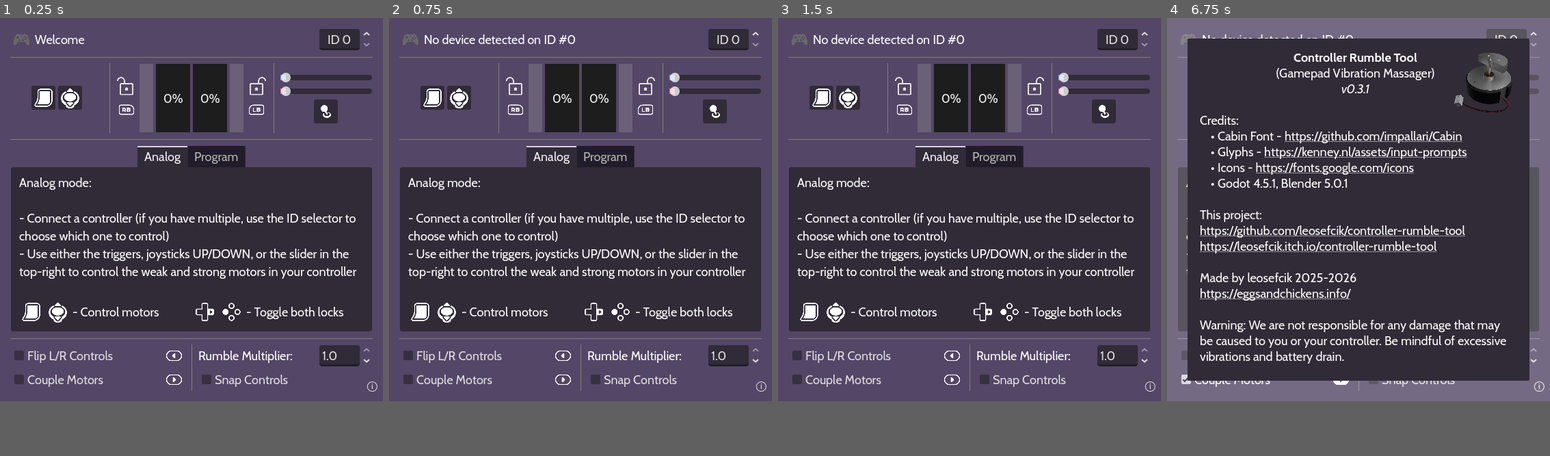
Above: before the commit, frames 1-4 (left to right).
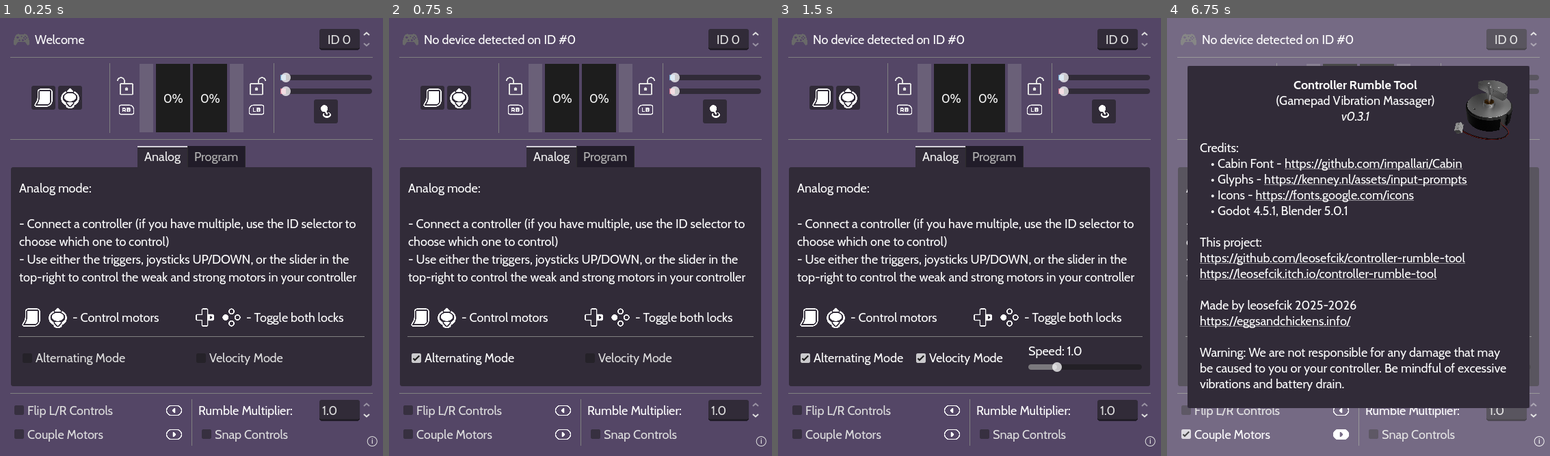
Above: after the commit, the same moments.

Repository: leosefcik/controller-rumble-tool
Game: Godot game, scene res://main.tscn
Two runs of this game, one before a commit and one after it. Both use one fixed random seed, a clock stepped at 60 frames per second and the inputs below.
Inputs (mouse positions are in pixels of both pictures, inside the frame that each line leads up to; where the layout moved, square brackets give the same spot in the first picture):
- Up to frame 1 (0.25 s): no input
- Up to frame 2 (0.75 s): click (492, 315) at 0.5 s, where only the run after the commit has a clickable "Alternating Mode"
- Up to frame 3 (1.5 s): click (1057, 315) at 1.25 s, where only the run after the commit has a clickable "Velocity Mode"
- Up to frame 4 (6.75 s): click (1209, 88) [1209, 96] at 2 s; click (1235, 88) [1235, 96] at 2.75 s; click (1293, 88) [1293, 96] at 3.5 s; click (1423, 88) [1423, 96] at 4.25 s; click (1492, 101) [1492, 109] at 5 s; click "Couple Motors" at 5.75 s; click "ⓘ" at 6.5 s
In our replay, the window is 560x560 before the commit and 560x640 after it. These sizes can differ from the game's own. Grey fills any space a smaller window leaves; there, only what the larger window draws over its background counts as a difference.

The runs differ from the first frame. In frame 1, 18% of the frame differs, in the area x 2-99%, y 36-98%; in frame 2, 18%; in frame 3, 18%; in frame 4, 27%, in the area x 2-99%, y 4-98%.

Commit message:
New analog-only modes, global power variables
- Created global power variables for each motor so they can be used by other functions
- 560x560 -> 560x640 window size

New analog-only settings:
- Added Alternating Mode: when both inputs reach 0.0, toggles Flip Controls
- Added Velocity Mode: instead of direct control, uses move_toward() to control motor power

Diff:
--- a/main.gd
+++ b/main.gd
@@ -31,15 +31,29 @@
 enum Modes {ANALOG, PROGAM}
 var mode := Modes.ANALOG
 
+# Desired - where controllers at, actual logic depends on many factors
 var weak_desired := 0.0
 var strong_desired := 0.0
+# Power - current real power of controller motors
+var weak_power := 0.0
+var strong_power := 0.0
+# Lock - statuses of both motors locks and values theyre locked at
 var weak_locked := false
 var strong_locked := false
 var weak_desired_lock := 0.0
 var strong_desired_lock := 0.0
 
+
+# Mouse slider
 var weak_slider_in_use := false
 var strong_slider_in_use := false
+
+# Analog settings
+var alternating_mode := false
+var hit_zero := true
+var velocity_mode := false
+var velocity_mode_speed := 1.0
+
 
 # These are used to apply a "fix frame" every ~2 seconds
 # Every "fix frame", rumble functions should run a 0.99x multiplier,
@@ -103,8 +117,18 @@
 			strong_desired = snappedf(strong_desired, 0.1)
 			weak_desired = snappedf(weak_desired, 0.1)
 
-		_rumble_analog()
+		_rumble_analog(delta)
 		_update_desired_gauges(weak_desired, strong_desired)
+
+		# Alternating mode check - flips controls exactly once, sets hit_zero check down
+		if alternating_mode:
+			if (
+				(weak_power == 0.0 and strong_power == 0.0)
+				and
+				not hit_zero
+			):
+				hit_zero = true
+				%FlipControls.button_pressed = !%FlipControls.button_pressed
 
 
 func _input(event: InputEvent) -> void:
@@ -137,20 +161,30 @@
 	_update_glyphs()
 
 
-func _rumble_analog() -> void:
+func _rumble_analog(delta: float) -> void:
 	# Applying fix
 	var fix := _get_fix_multiplier()
 
-	var weak_final := weak_desired if not weak_locked else weak_desired_lock
-	var strong_final := strong_desired if not strong_locked else strong_desired_lock
+	if not velocity_mode: # Regular, direct operation
+		weak_power = weak_desired if not weak_locked else weak_desired_lock
+		strong_power = strong_desired if not strong_locked else strong_desired_lock
+	else: # Velocity Mode logic
+		weak_power = move_toward(weak_power, weak_desired, delta*velocity_mode_speed)
+		strong_power = move_toward(strong_power, strong_desired, delta*velocity_mode_speed)
 
 	Input.start_joy_vibration(
 		controller_id,
-		weak_final * rumble_multiplier * fix,
-		strong_final * rumble_multiplier * fix,
+		weak_power * rumble_multiplier * fix,
+		strong_power * rumble_multiplier * fix,
 		0.0)
 
-	_update_power_gauges(weak_final, strong_final)
+	# Alternating mode check - readies hit_zero check if motors in use
+	if alternating_mode:
+		if hit_zero and (weak_power > 0.0 or strong_power > 0.0):
+			hit_zero = false
+
+	_update_power_gauges(weak_power, strong_power)
+
 
 # Every 2 seconds of _process, make the current frame a fix frame
 func _increment_fix_frame(delta: float) -> void:
@@ -322,3 +356,19 @@
 	strong_slider_in_use = false
 	if not mouse_sticky_enabled:
 		%StrongSlider.value = 0.0
+
+
+
+## Analog Mode settings
+
+func _on_analog_alt_mode_toggled(toggled_on: bool) -> void:
+	alternating_mode = toggled_on
+
+func _on_analog_vel_mode_toggled(toggled_on: bool) -> void:
+	velocity_mode = toggled_on
+	if toggled_on: %VelocityModeSpeedContainer.show()
+	else: %VelocityModeSpeedContainer.hide()
+
+func _on_velocity_mode_speed_value_changed(value: float) -> void:
+	velocity_mode_speed = value
+	%VelocityModeSpeedLabel.text = str("Speed: ", value, "x")
--- a/main.tscn
+++ b/main.tscn
@@ -427,6 +427,44 @@
 layout_mode = 2
 text = "- Toggle both locks"
 
+[node name="HSeparator" type="HSeparator" parent="UI/MainVBox/ModeTabs/Analog/VBoxContainer"]
+layout_mode = 2
+
+[node name="HBoxContainer" type="HBoxContainer" parent="UI/MainVBox/ModeTabs/Analog/VBoxContainer"]
+custom_minimum_size = Vector2(0, 44)
+layout_mode = 2
+
+[node name="AnalogAltMode" type="CheckBox" parent="UI/MainVBox/ModeTabs/Analog/VBoxContainer/HBoxContainer"]
+layout_mode = 2
+size_flags_horizontal = 3
+tooltip_text = "When both motors reach 0%, toggles Flip Controls"
+text = "Alternating Mode"
+
+[node name="AnalogVelMode" type="CheckBox" parent="UI/MainVBox/ModeTabs/Analog/VBoxContainer/HBoxContainer"]
+layout_mode = 2
+size_flags_horizontal = 3
+tooltip_text = "\"Drags\" the input along instead of having it control rumble directly"
+text = "Velocity Mode"
+
+[node name="VelocityModeSpeedContainer" type="VBoxContainer" parent="UI/MainVBox/ModeTabs/Analog/VBoxContainer/HBoxContainer"]
+unique_name_in_owner = true
+visible = false
+layout_mode = 2
+size_flags_horizontal = 3
+
+[node name="VelocityModeSpeedLabel" type="Label" parent="UI/MainVBox/ModeTabs/Analog/VBoxContainer/HBoxContainer/VelocityModeSpeedContainer"]
+unique_name_in_owner = true
+layout_mode = 2
+text = "Speed: 1.0"
+
+[node name="VelocityModeSpeed" type="HSlider" parent="UI/MainVBox/ModeTabs/Analog/VBoxContainer/HBoxContainer/VelocityModeSpeedContainer"]
+unique_name_in_owner = true
+layout_mode = 2
+min_value = 0.1
+max_value = 4.0
+step = 0.1
+value = 1.0
+
 [node name="Program" type="TabBar" parent="UI/MainVBox/ModeTabs"]
 visible = false
 layout_mode = 2
@@ -784,6 +822,9 @@
 [connection signal="value_changed" from="UI/MainVBox/Gauges/Spacer/VBoxContainer/StrongSlider" to="." method="_on_strong_slider_value_changed"]
 [connection signal="pressed" from="UI/MainVBox/Gauges/Spacer/VBoxContainer/MouseStickyMode" to="." method="_on_mouse_sticky_mode_pressed"]
 [connection signal="tab_changed" from="UI/MainVBox/ModeTabs" to="." method="_on_mode_tabs_tab_changed"]
+[connection signal="toggled" from="UI/MainVBox/ModeTabs/Analog/VBoxContainer/HBoxContainer/AnalogAltMode" to="." method="_on_analog_alt_mode_toggled"]
+[connection signal="toggled" from="UI/MainVBox/ModeTabs/Analog/VBoxContainer/HBoxContainer/AnalogVelMode" to="." method="_on_analog_vel_mode_toggled"]
+[connection signal="value_changed" from="UI/MainVBox/ModeTabs/Analog/VBoxContainer/HBoxContainer/VelocityModeSpeedContainer/VelocityModeSpeed" to="." method="_on_velocity_mode_speed_value_changed"]
 [connection signal="toggled" from="UI/MainVBox/Settings/HBoxContainer3/VBoxContainer/HBoxContainer/FlipControls" to="." method="_on_flip_controls_toggled"]
 [connection signal="toggled" from="UI/MainVBox/Settings/HBoxContainer3/VBoxContainer/HBoxContainer2/CoupleMotors" to="." method="_on_couple_motors_toggled"]
 [connection signal="value_changed" from="UI/MainVBox/Settings/HBoxContainer3/VBoxContainer2/MultiplierNode/MultiplierBox" to="." method="_on_multiplier_box_value_changed"]
--- a/project.godot
+++ b/project.godot
@@ -25,7 +25,7 @@
 [display]
 
 window/size/viewport_width=560
-window/size/viewport_height=560
+window/size/viewport_height=640
 window/energy_saving/keep_screen_on=false
 window/stretch/mode="canvas_items"
 window/stretch/aspect="expand"
